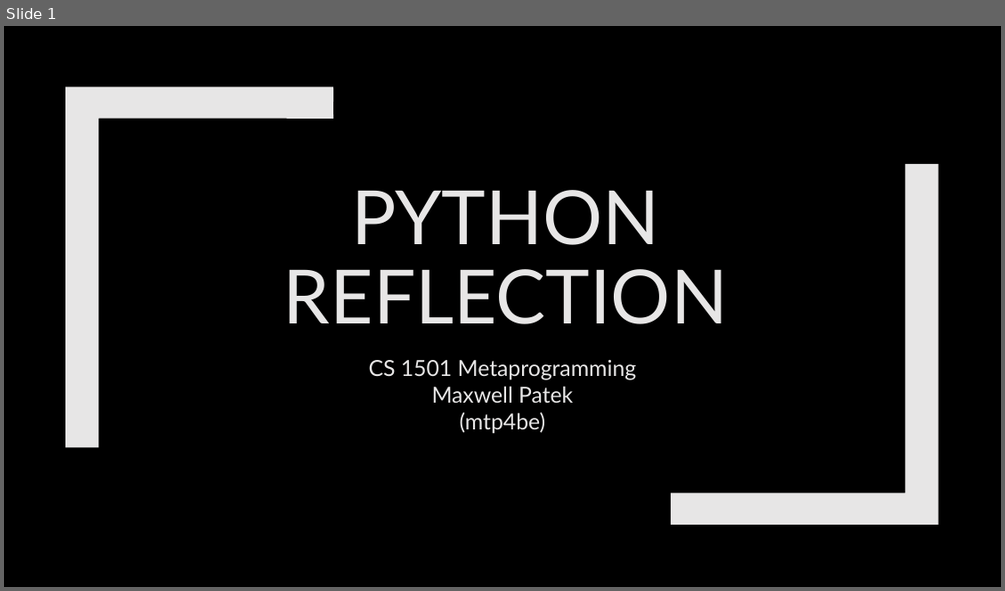
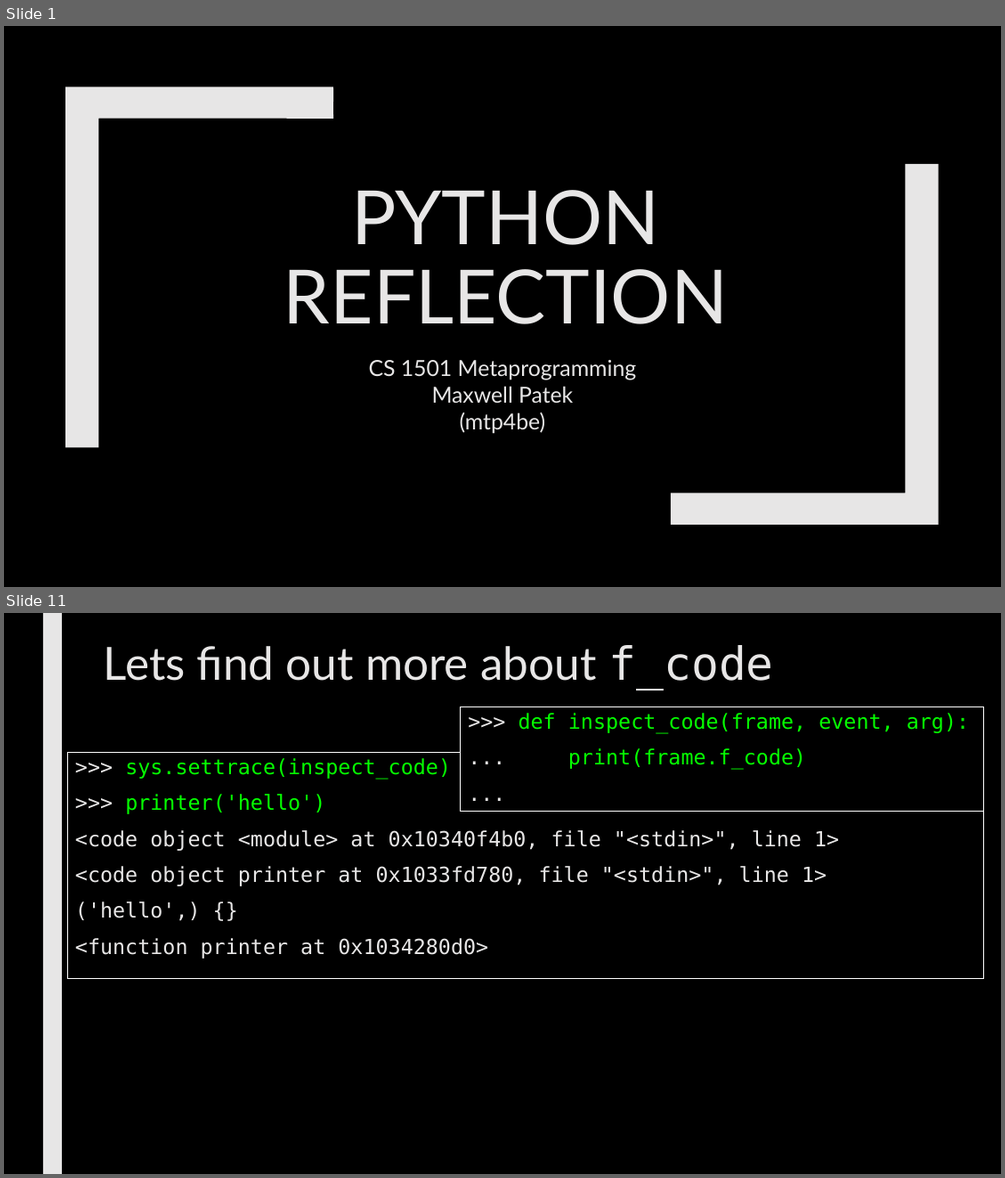
Before and after one commit to max7patek/metaprogramming, a slide deck: slides/06-PythonReflection.pptx. Shown one above the other, each under a label of ours: slide 1 before the commit, slides 1 and 11 after it; the slides between them are not shown. The pictures are 1005x591 and 1005x1178 pixels, drawn with LibreOffice and Linux fonts; fonts in the diff are those of the drawing. Boxes give left, top, right and bottom in pixels: in the first picture for what was removed or moved away, otherwise in the second. Text is boxed around its words. In the diff, an @@ line names an element or a change of style, - is before the commit and + after.

```diff
--- a/slides/06-PythonReflection.pptx
+++ b/slides/06-PythonReflection.pptx
@@ slide 11 added at (4, 613, 1001, 1174), background #000000 @@
@@ rectangle added at (43, 613, 62, 1174), fill #E7E6E6 @@
@@ title added at (104, 645, 773, 690), 44 pt, text #E7E6E6 @@
+Lets find out more about f_code
@@ rectangle added at (461, 706, 985, 811), fill #000000, outline #FFFFFF 0.75 pt, 20 pt, text #05FF00 @@
+>>> def inspect_code(frame, event, arg):
+... print(frame.f_code)
+...
@@ rectangle added at (67, 752, 984, 979), outline #FFFFFF 0.75 pt, 20 pt, text #E7E6E6 @@
+>>> sys.settrace(inspect_code)
+>>> printer('hello')
+<code object <module> at 0x10340f4b0, file "<stdin>", line 1>
+<code object printer at 0x1033fd780, file "<stdin>", line 1>
+('hello',) {}
+<function printer at 0x1034280d0>
```
Also in this commit, not shown: 3 slides changed, 26 other slides added, 1 other file.
